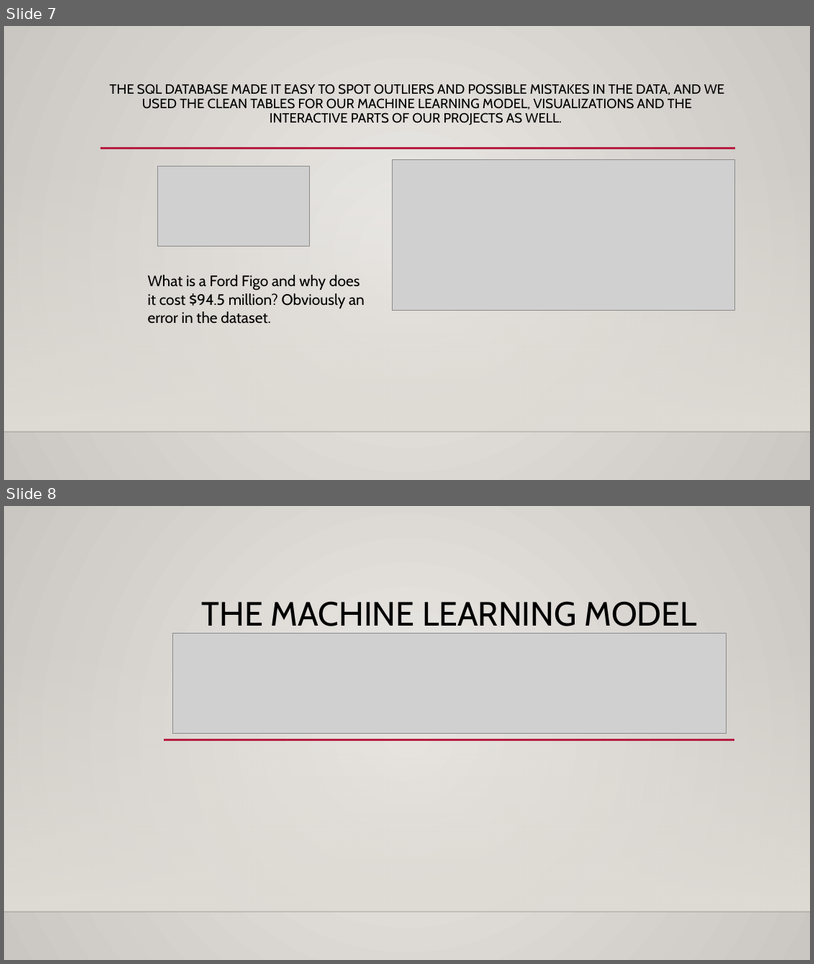
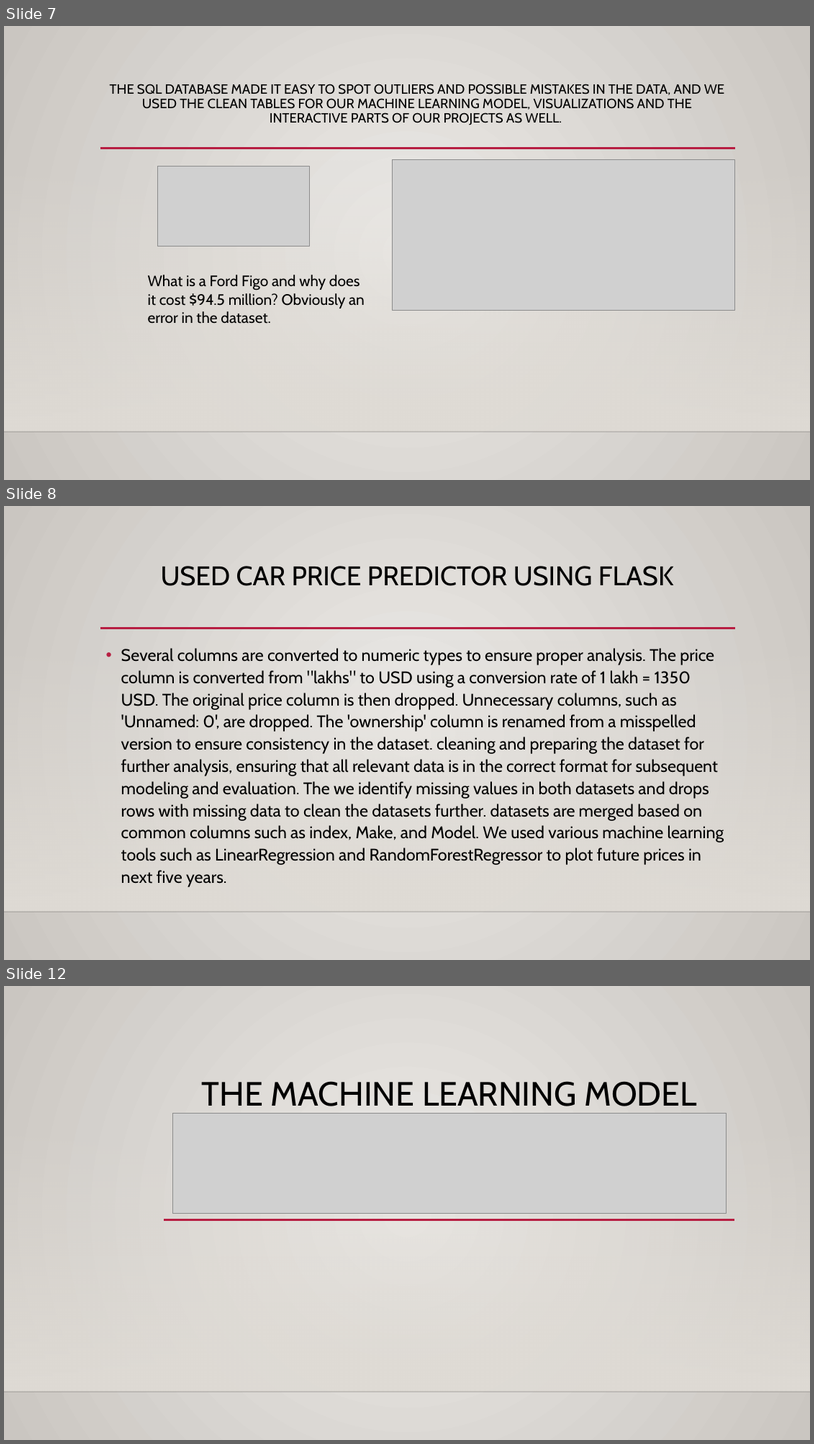
Before and after one commit to colinroberts-data-analytics-portfolio/project4, a slide deck: Project 4 – Car pricing predictor master.pptx. Shown one above the other, each under a label of ours: slides 7 and 8 before the commit, slides 7, 8 and 12 after it; the slides between them are not shown. The pictures are 814x964 and 814x1444 pixels, drawn with LibreOffice and Linux fonts; fonts in the diff are those of the drawing; grey boxes stand for pictures; background and template pictures are left out. Boxes give left, top, right and bottom in pixels: in the first picture for what was removed or moved away, otherwise in the second. Text is boxed around its words. In the diff, an @@ line names an element or a change of style, - is before the commit and + after.

```diff
--- a/Project 4 – Car pricing predictor master.pptx
+++ b/Project 4 – Car pricing predictor master.pptx
@@ slide 8 added at (4, 506, 810, 960), background gradient #ECEAE7 to #CAC7C1; not listed: 3 template elements that a slide beside it also shows @@
@@ title added at (161, 566, 674, 586), 32 pt, text #000000 @@
+USED CAR PRICE PREDICTOR USING FLASK
@@ text added at (121, 648, 725, 865), 20 pt, text #000000 @@
+• Several columns are converted to numeric types to ensure proper analysis. The price column is converted from "lakhs" to USD using a conversion rate of 1 lakh = 1350 USD. The original price column is then dropped. Unnecessary columns, such as 'Unnamed: 0', are dropped. The 'ownership' column is renamed from a misspelled version to ensure consistency in the dataset. cleaning and preparing the dataset for further analysis, ensuring that all relevant data is in the correct format for subsequent modeling and evaluation. The we identify missing values in both datasets and drops rows with missing data to clean the datasets further. datasets are merged based on common columns such as index, Make, and Model. We used various machine learning tools such as LinearRegression and RandomForestRegressor to plot future prices in next five years.
@@ what was slide 8 is now slide 12 @@
```
Also in this commit, not shown: 3 other slides added.
